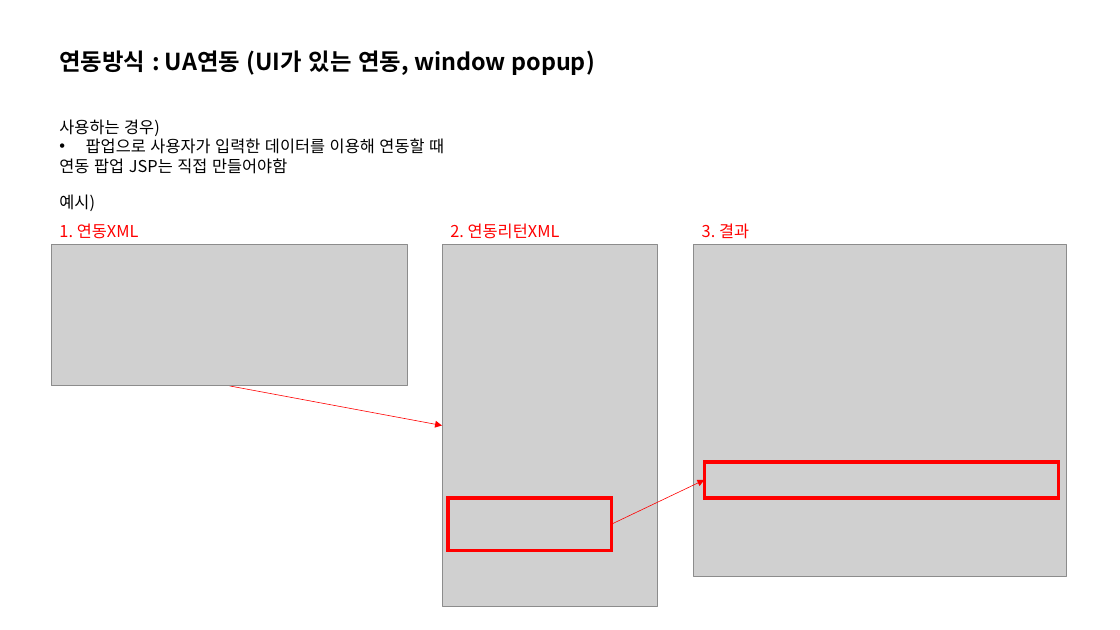
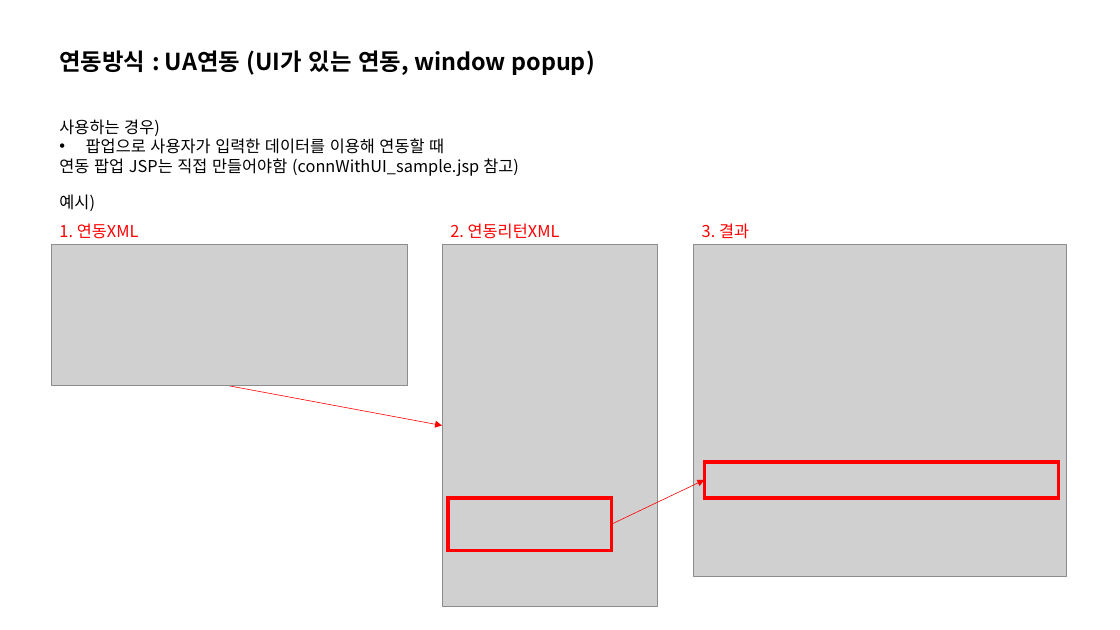
Before and after one commit to Shim8934/refactor_ezFlow4Java, a slide deck: slide 8 of docs/tech/ezApprovalG/전자결재연동/전자결재 연동 개발 가이드 문서.pptx. Drawn at 1120x630 pixels with LibreOffice and Linux fonts; fonts in the diff are those of the drawing; grey boxes stand for pictures. Boxes give left, top, right and bottom in pixels: in the first picture for what was removed or moved away, otherwise in the second. Text is boxed around its words. In the diff, an @@ line names an element or a change of style, - is before the commit and + after.

Commit message:
* 전자결재 연동 개발 가이드 문서 업데이트 (XSLT)

```diff
--- a/docs/tech/ezApprovalG/전자결재연동/전자결재 연동 개발 가이드 문서.pptx
+++ b/docs/tech/ezApprovalG/전자결재연동/전자결재 연동 개발 가이드 문서.pptx
@@ text at (x1=59, y1=158, x2=519, y2=176): text changed @@
-연동 팝업 JSP는 직접 만들어야함
+연동 팝업 JSP는 직접 만들어야함 (connWithUI_sample.jsp 참고)
```
Also in this commit, not shown: 1 other slide changed, 1 slide added.
